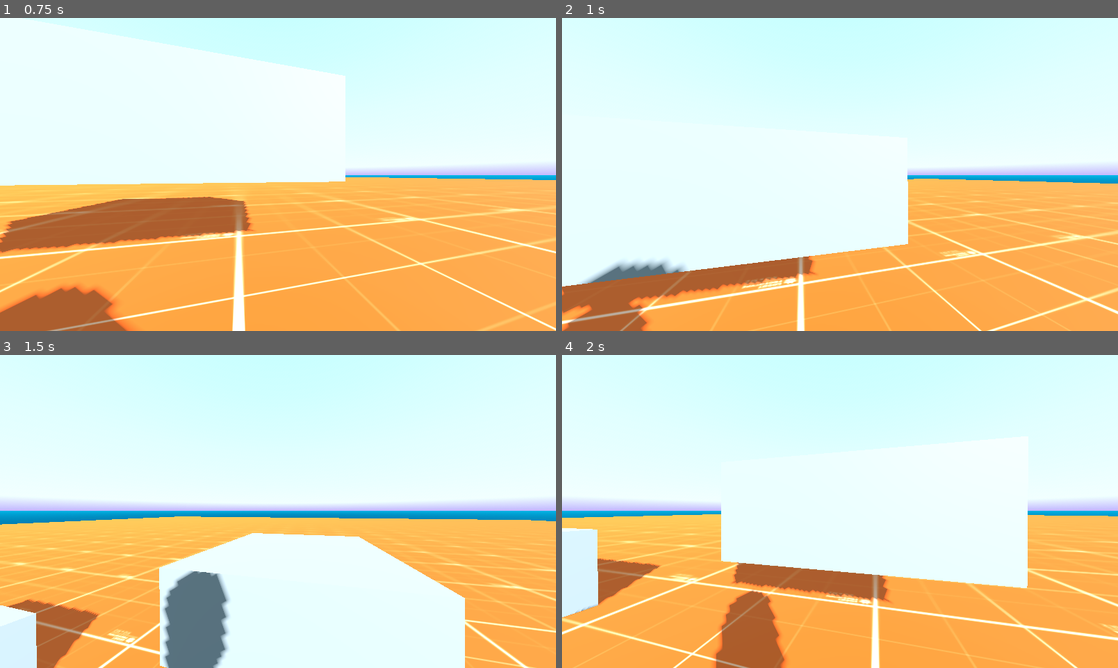
Above: before the commit, frames 1-4 (two rows, left to right).
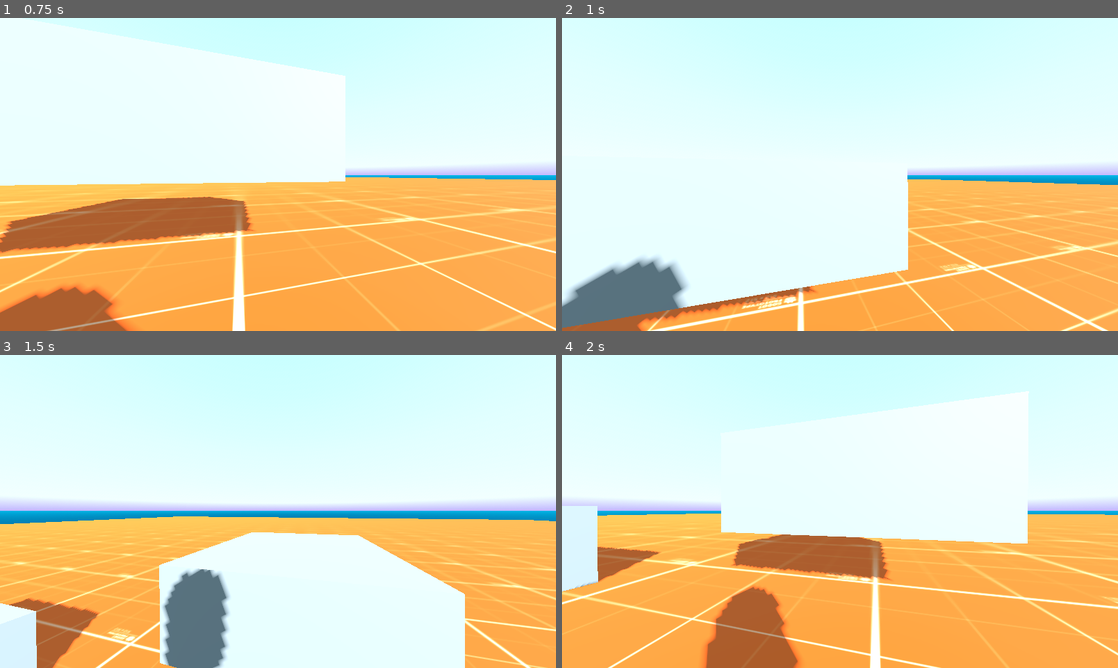
Above: after the commit, the same moments.

Repository: init-Sense/octant
Game: Godot game, scene res://scenes/octagon.tscn
The game is run twice, just before and just after one commit, with the same random seed, the same clock (stepped at 60 frames per second) and the same inputs. A sky picture missing from this copy of the repository is replaced by a grey-blue gradient.
Inputs (mouse positions are in pixels of both pictures, inside the frame that each line leads up to):
- Up to frame 1 (0.75 s): tap Enter at 0.5 s; move the mouse to (305, 174) at 0.52 s; hold Q (debug_crouch_up) from 0.53 s (still down); tap Shift (sprint) at 0.6 s
- Up to frame 2 (1 s): keep holding Q (debug_crouch_up); tap Space (jump) at 0.77, 0.8 s
- Up to frame 3 (1.5 s): keep holding Q (debug_crouch_up); tap Space (jump) at 1.07, 1.35 s; move the mouse to (250, 511) at 1.27 s
- Up to frame 4 (2 s): keep holding Q (debug_crouch_up); tap Space (jump) at 1.52, 1.82 s; tap Shift (sprint) at 1.55 s

Frame 1 is identical in both runs. In frame 2, 11% of the frame differs, in the area x 0-100%, y 51-100%; in frame 3, 2.8%; in frame 4, 18%, in the area x 0-100%, y 11-100%.

Commit message:
refactor: Jump state logic handled in its own script

Diff:
--- a/scripts/player/inputs.gd
+++ b/scripts/player/inputs.gd
@@ -1,10 +1,10 @@
 extends Node
 class_name PlayerInputsMouse
-
 
 @onready var player: CharacterBody3D = $"../.."
 @onready var movement: PlayerMovement3D = %Movement
 @onready var sprint: Node = %Sprint
+@onready var jump: PlayerJump3D = %Jump
 
 func _input(event) -> void:
 	#region MOVEMENT
@@ -16,12 +16,10 @@
 		player.set_still()
 	#endregion
 
-
 	#region JUMP
-	if Input.is_action_just_released("jump"):
-		player.set_jumping()
+	if Input.is_action_just_pressed("jump"):
+		jump.start()
 	#endregion
-
 
 	#region SPRINT
 	if Input.is_action_just_pressed("sprint"):
--- a/scripts/player/jump.gd
+++ b/scripts/player/jump.gd
@@ -5,6 +5,7 @@
 @onready var movement: PlayerMovement3D = %Movement
 
 const JUMPING_SPEED: float = 10.0
+var is_jump_requested: bool = false
 var has_jumped: bool = false
 
 #region LIFECYCLE
@@ -14,10 +15,15 @@
 #endregion
 
 #region JUMP
+func start() -> void:
+	is_jump_requested = true
+	player.set_jumping()
+
 func handle_jump() -> void:
-	if player.is_jumping() and player.is_on_floor() and not has_jumped:
+	if is_jump_requested and player.is_on_floor() and not has_jumped:
 		movement.velocity_vector.y = JUMPING_SPEED
 		has_jumped = true
+		is_jump_requested = false
 		player.set_no_action()
 
 func ground_check() -> void:
